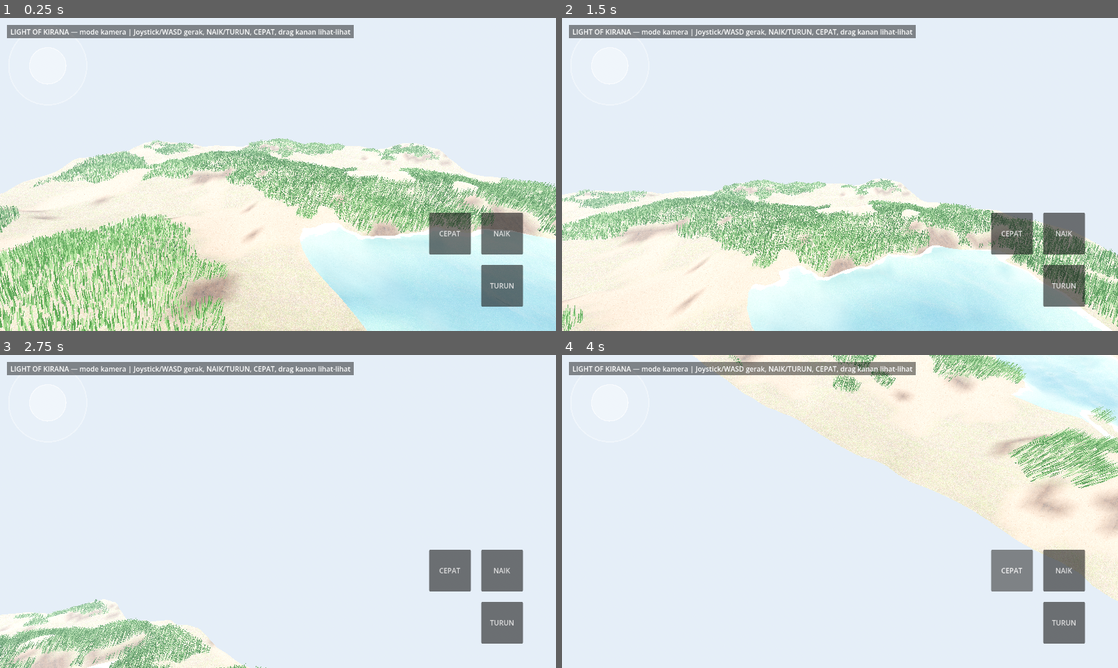
Above: before the commit, frames 1-4 (two rows, left to right).
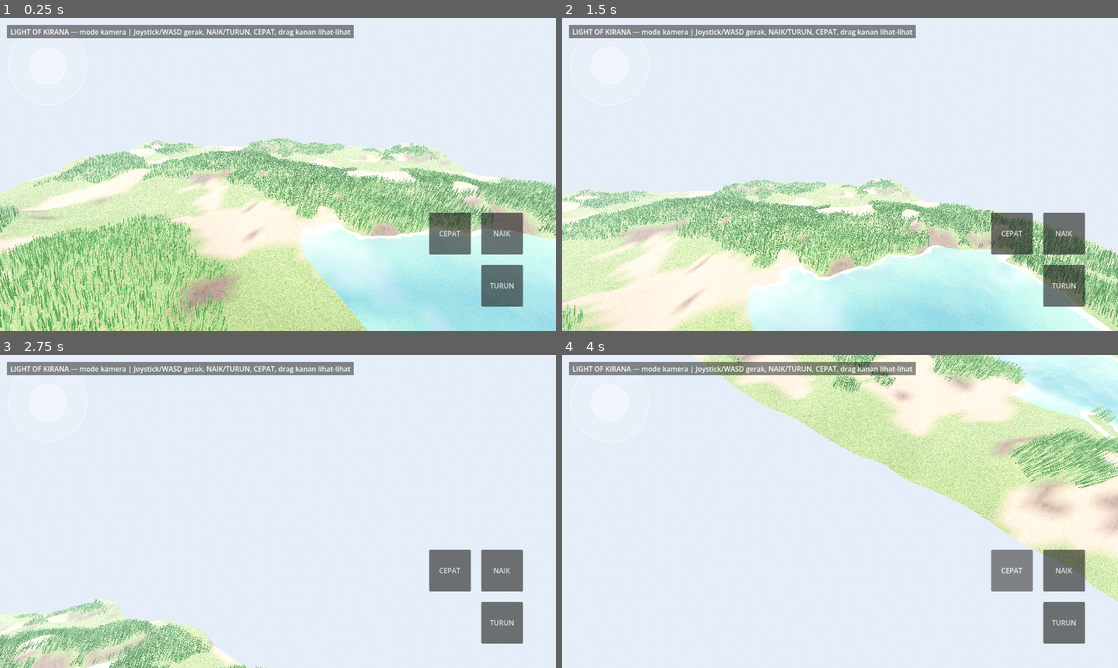
Above: after the commit, the same moments.

Repository: bagus123triga/light-of-kirana
Game: Godot game, scene res://scenes/main.tscn
The game is run twice, just before and just after one commit, with the same random seed, the same clock (stepped at 60 frames per second) and the same inputs.
Inputs (mouse positions are in pixels of both pictures, inside the frame that each line leads up to):
- Up to frame 1 (0.25 s): no input
- Up to frame 2 (1.5 s): drag from (612, 64) to (895, 105) at 0.52 s; drag from (728, 190) to (812, 237) at 1.27 s
- Up to frame 3 (2.75 s): move the mouse to (333, 442) at 2.02 s; hold D from 2.03 s (still down); hold Shift from 2.03 s (still down)
- Up to frame 4 (4 s): release D at 2.75 s; release Shift at 2.75 s; drag from (812, 574) to (673, 464) at 2.77 s; move the mouse to (1006, 558) at 3.52 s; hold A from 3.53 s (still down); hold Shift from 3.53 s (still down); tap Space at 3.77 s

The runs differ from the first frame. In frame 1, 16% of the frame differs, in the area x 0-100%, y 39-100%; in frame 2, 7.9%; in frame 3, 1.4%; in frame 4, 11%.

Commit message:
Rumput ganti Grass004 hijau painterly ala Zelda + tint hijau

Diff:
--- a/scripts/world.gd
+++ b/scripts/world.gd
@@ -205,7 +205,7 @@
 	# tekstur CC0 Poly Haven per jenis tanah, mask dari COLOR vertex.
 	terrain_material = ShaderMaterial.new()
 	terrain_material.shader = load("res://shaders/terrain.gdshader")
-	terrain_material.set_shader_parameter("grass_tex", load("res://assets/textures/leafy_grass_diff_1k.jpg"))
+	terrain_material.set_shader_parameter("grass_tex", load("res://assets/textures/grass004_diff_1k.jpg"))
 	terrain_material.set_shader_parameter("dirt_tex", load("res://assets/textures/dirt_floor_diff_1k.jpg"))
 	terrain_material.set_shader_parameter("rock_tex", load("res://assets/textures/rock_face_diff_1k.jpg"))
 	mesh_instance.material_override = terrain_material
--- a/shaders/terrain.gdshader
+++ b/shaders/terrain.gdshader
@@ -1,8 +1,10 @@
 // LIGHT OF KIRANA — terrain bertekstur (minta Bagus 2026-11-09: tanah
 // terlalu polos; revisi: tekstur kurang bagus -> tambah lapisan detail
-// biar tidak kelihatan berulang). Tekstur CC0 Poly Haven 1K JPG:
-// leafy_grass, dirt_floor, rock_face. Sampling pakai posisi dunia (XZ);
-// COLOR vertex = mask jenis tanah (r=tanah gundul, g=rumput, b=batu).
+// biar tidak kelihatan berulang; revisi 2: tekstur coklat -> ganti rumput
+// ke Grass004 ambientCG yang hijau painterly ala Zelda + tint hijau).
+// Tekstur CC0: Grass004 (ambientCG), dirt_floor + rock_face (Poly Haven).
+// Sampling pakai posisi dunia (XZ); COLOR vertex = mask jenis tanah
+// (r=tanah gundul, g=rumput, b=batu).
 shader_type spatial;
 render_mode diffuse_burley, specular_schlick_ggx;
 
@@ -10,6 +12,8 @@
 uniform sampler2D dirt_tex : filter_linear_mipmap, repeat_enable;
 uniform sampler2D rock_tex : filter_linear_mipmap, repeat_enable;
 uniform float tex_scale = 0.33; // 1 tile per 3 meter
+// Tint hijau lembut biar rumput lebih hidup ala Zelda (hijau kuning).
+uniform vec3 grass_tint : source_color = vec3(1.05, 1.15, 0.9);
 
 varying vec3 world_pos;
 
@@ -27,7 +31,7 @@
 
 void fragment() {
 	vec2 uv = world_pos.xz * tex_scale;
-	vec3 grass_c = sample_detail(grass_tex, uv);
+	vec3 grass_c = sample_detail(grass_tex, uv) * grass_tint;
 	vec3 dirt_c = sample_detail(dirt_tex, uv);
 	vec3 rock_c = sample_detail(rock_tex, uv);
 	vec3 col = grass_c * COLOR.g + dirt_c * COLOR.r + rock_c * COLOR.b;
Binary file added: assets/textures/grass004_diff_1k.jpg
Not shown, changed: assets/textures/grass004_diff_1k.jpg.import
Binary file removed: assets/textures/leafy_grass_diff_1k.jpg
Not shown, changed: Agent.md
